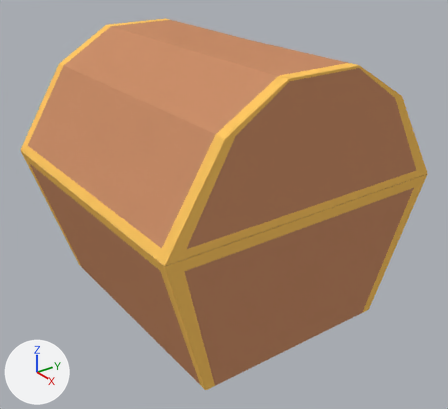
Two versions of the Blender file blender files/chest.blend, one commit apart.
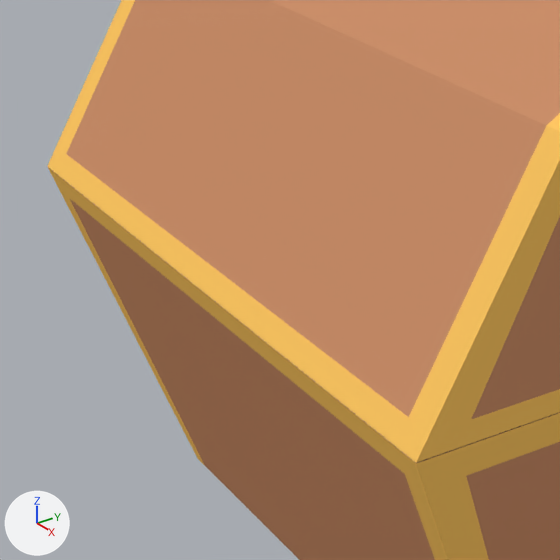
Each version is shown whole from a 50 mm camera at (3.264, -2.292, 2.554) aimed at (0.132, -0.015, 0.734), then close up on the part from 0% to 49% of the width and 21% to 74% of the height. The lights are fixed; the arrows at lower left show +X, +Y and +Z.
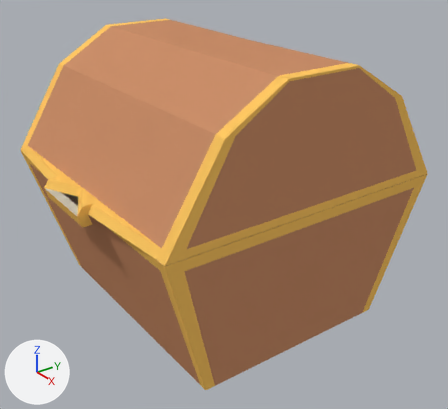
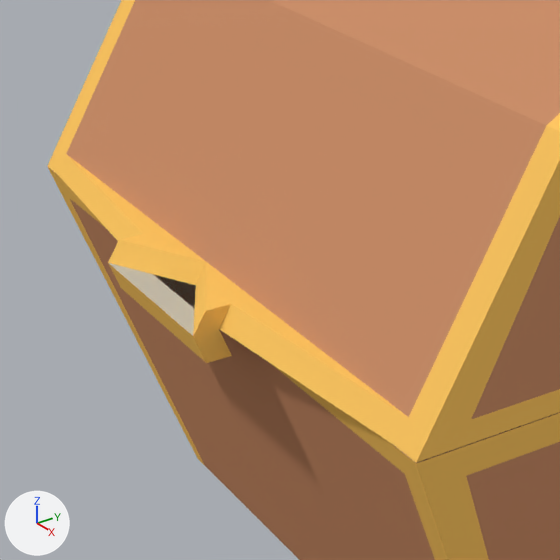
Commit message: added handle to chest

What differs and where, as boxes (x1, y1, x2, y2) in the close-ups (560 x 560 px):
part 1 of me_cube, built on
    both: (57, 154, 408, 445)

Patch to the scene script:
```diff
--- a/blender files/chest.blend.py
+++ b/blender files/chest.blend.py
@@ mat_handle @@
+mat_handle = diffuse_material('Handle')
+mat_handle.base_color = (0.546, 0.515, 0.423)  # light grey #c3beae
@@ me_cube @@
 # used by ob_cube; location = (0.0, 0.0, 0.0)
-me_cube.from_pydata(...)  # 126 vertices, 110 faces; spans x 0.0..1.0, y -1.0..1.0, z 0.0..1.81
+me_cube.from_pydata(...)  # 144 vertices, 123 faces; spans x 0.0..1.0, y -1.12..1.0, z 0.0..1.81
+# me_cube part 1
+# 3 faces are deleted
+# 12 vertices are added at x 0.0..0.25, y -1.12..-0.97, z 0.93..1.06
+# 6 new vertices lie (0.0, 0.06, 0.0) away from vertices in x 0.0..0.25, y -1.12..-1.06, z 0.93..1.06
+# 4 new faces join them, mat_chest_base (orange #cb8f6a)
+# 10 new faces join them, mat_gold (orange #ffc863)
+# 2 new faces join them, mat_handle (light grey #c3beae)
 me_cube.materials.append(mat_chest_base)
 me_cube.materials.append(mat_gold)
+me_cube.materials.append(mat_handle)  # light grey #c3beae
```
